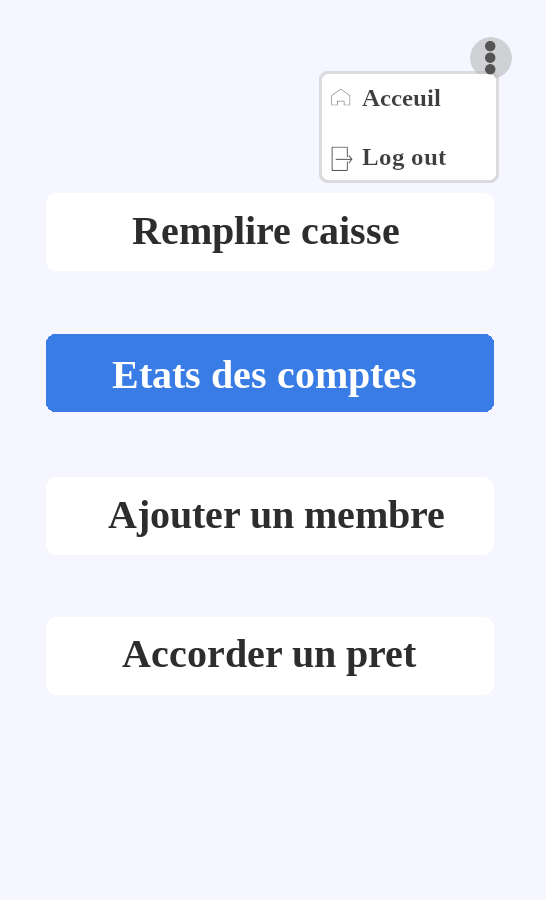
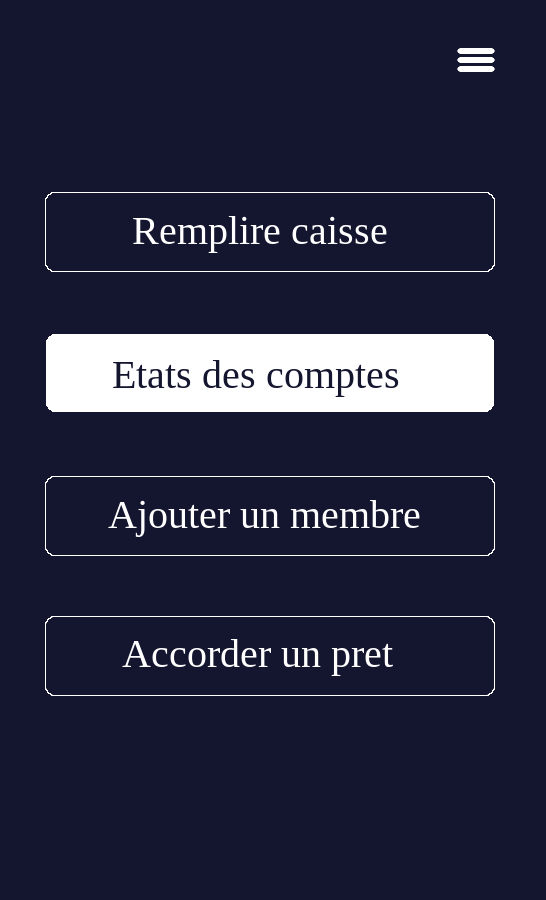
Layered file, before and after one edit (546×900). Changes by layer:
painted on "entete.png" over bbox(319, 37, 512, 183)
painted on "Accorder un pret" over bbox(122, 639, 417, 676)
painted on "Ajouter un membre" over bbox(108, 500, 444, 537)
painted on "Etats des comptes" over bbox(112, 360, 416, 397)
painted on "Remplire caisse" over bbox(132, 216, 399, 253)
added layer "Copie de Copie de Copie de Copie de cadre" above "Copie de Copie de Copie de cadre" over bbox(46, 617, 494, 695)
painted on "Copie de Copie de Copie de cadre" over bbox(45, 616, 495, 696)
added layer "Copie de Copie de Copie de cadre #1" above "Copie de Copie de cadre" over bbox(46, 477, 494, 555)
painted on "Copie de Copie de cadre" over bbox(45, 476, 495, 556)
painted on "Copie de cadre" over bbox(46, 334, 494, 412)
painted on "cadre" over bbox(46, 193, 494, 271)
added layer "Copie de cadre #1" above "cote_nom" over bbox(45, 192, 495, 272)
painted on "cote_fonction" over bbox(0, 0, 546, 900)
